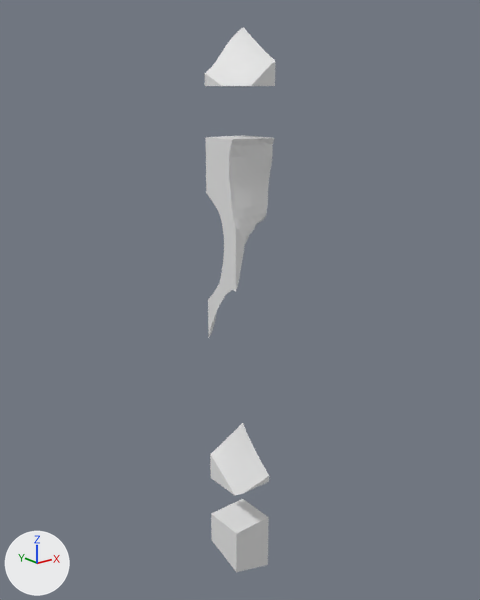
Renders of the glTF model assets/terrain/surface_pieces/surf_34_5.glb from each side of a commit.
Camera for both pictures: a camera (50 mm lens) standing at (18.8, 27.8, -0.5) and looking at (63.1, 83.2, -22.7). Arrows for +X, +Y and +Z are at lower left; the lights stay in place. The picture after the commit comes second. Where no turn or scale is listed for an object, it has been applied to the vertices.

Names of what the first picture shows: 'layer_1', 'layer_10', 'layer_12', 'layer_3', 'layer_4', 'layer_5' and 5 more.
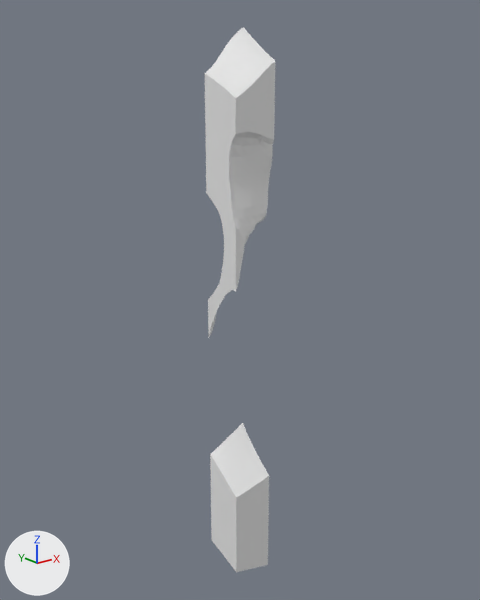
Changed parts and their boxes [x1, y1, x2, y2] in the pictures (480 x 600 px):
'layer_2', added
    after: [205, 86, 275, 140]
'layer_11', added
    after: [211, 479, 269, 534]

The edits, one by one:
Mesh me_layer_11 is new.
It has 16 vertices, 28 faces and spans x 60.0..65.0, y 80.0..85.0, z -50.0..-45.0.
Mesh me_layer_2 is new.
It has 64 vertices, 124 faces and spans x 60.0..65.0, y 80.0..85.0, z -5.0..0.0.
Object 'layer_11' (ob_layer_11) is new; it shows me_layer_11.
Its location is (0.0, 0.0, 0.0).
Object 'layer_2' (ob_layer_2) is new; it shows me_layer_2.
Its location is (0.0, 0.0, 0.0).
